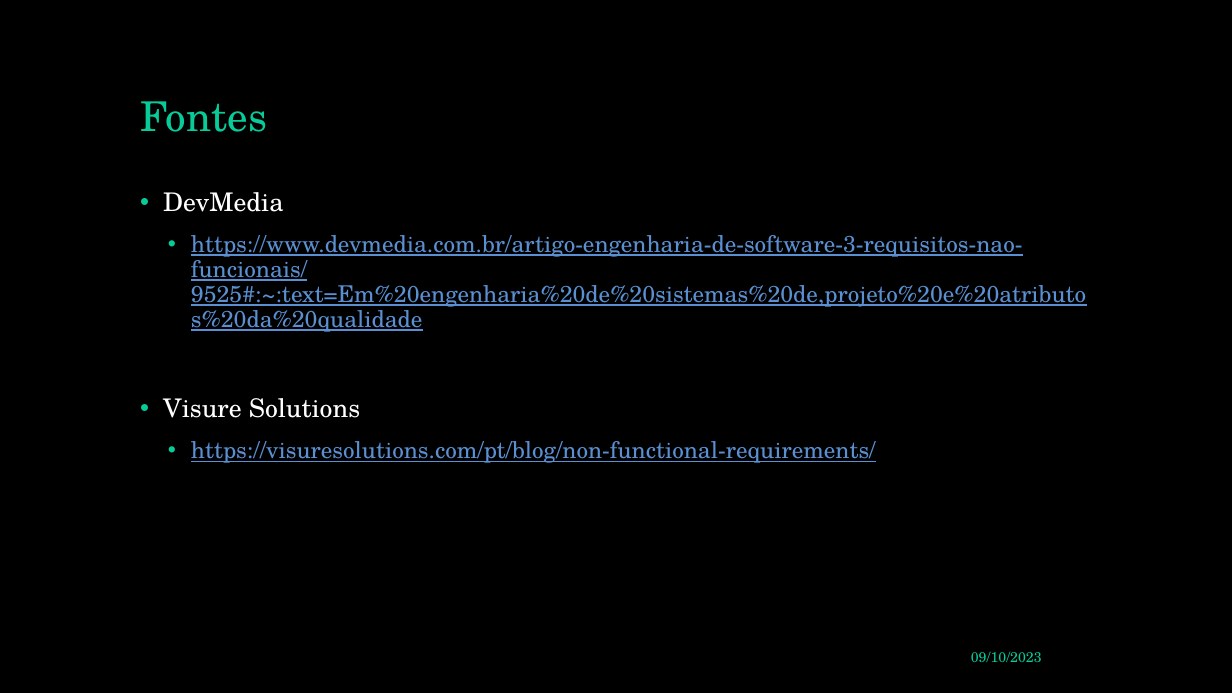
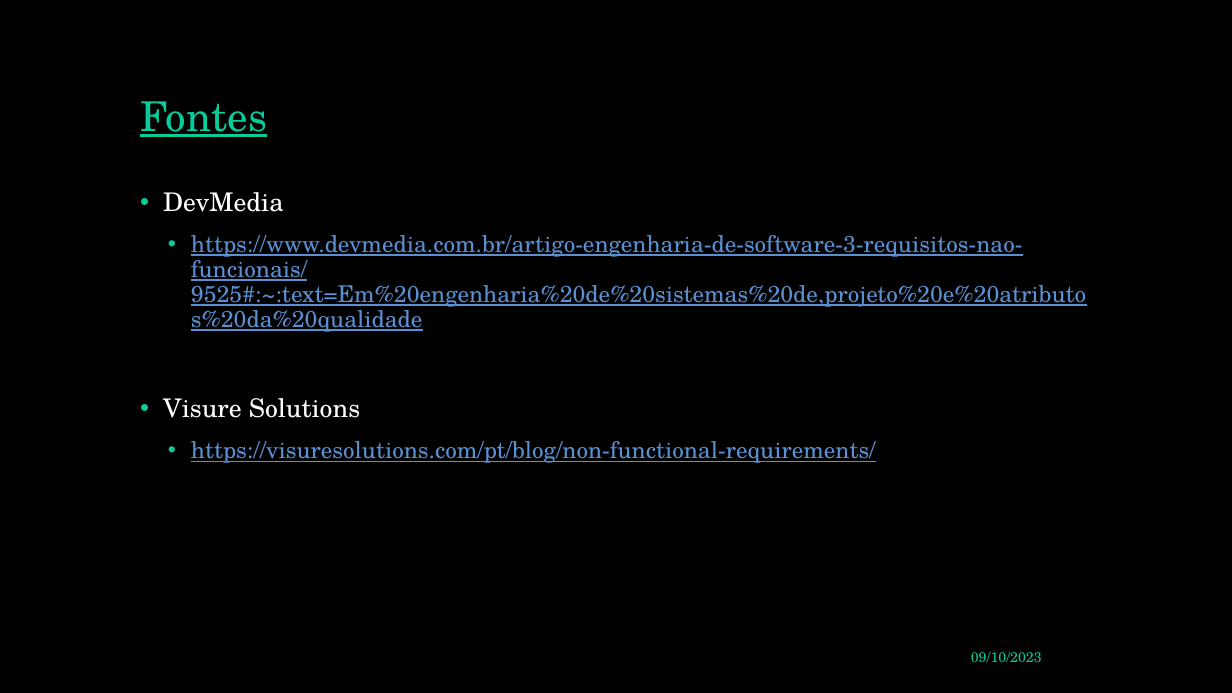
Before and after one commit to aryfarahs/PUCPR, a slide deck: slide 5 of 2º Período/Engenharia de Requisitos/Requisitos Não Funcionais.pptx (slide 6 before the commit). Drawn at 1232x693 pixels with LibreOffice and Linux fonts; fonts in the diff are those of the drawing. Boxes give left, top, right and bottom in pixels: in the first picture for what was removed or moved away, otherwise in the second. Text is boxed around its words. In the diff, an @@ line names an element or a change of style, - is before the commit and + after.

```diff
--- a/2º Período/Engenharia de Requisitos/Requisitos Não Funcionais.pptx
+++ b/2º Período/Engenharia de Requisitos/Requisitos Não Funcionais.pptx
@@ title "Fontes" at (x1=140, y1=101, x2=267, y2=137): underline on @@
```
Also in this commit, not shown: 3 other slides changed, 1 slide removed, 1 other file.
